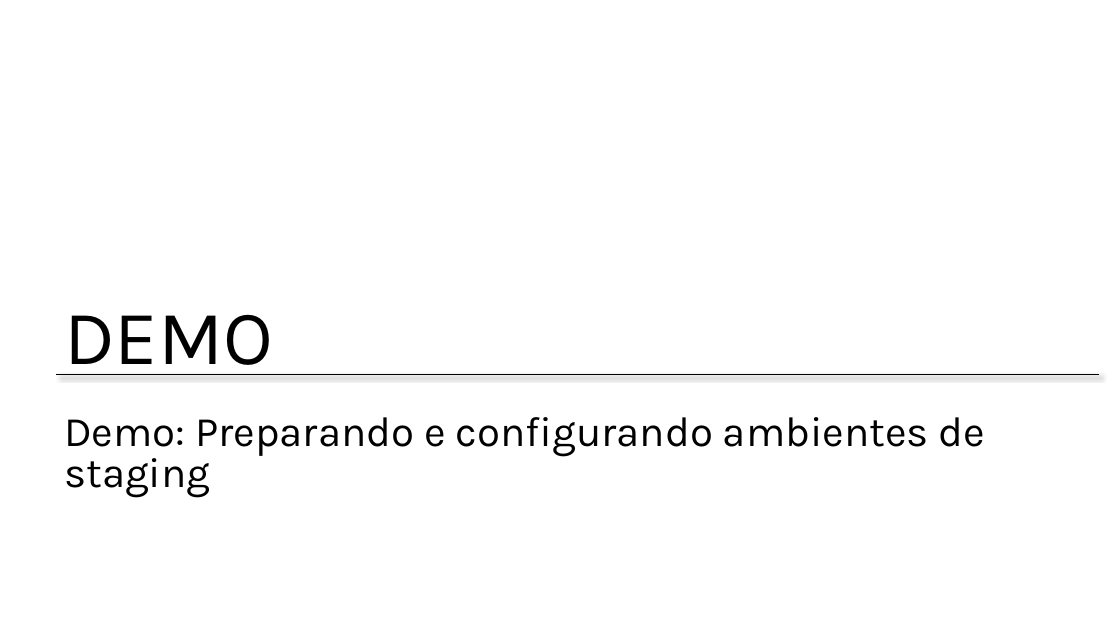
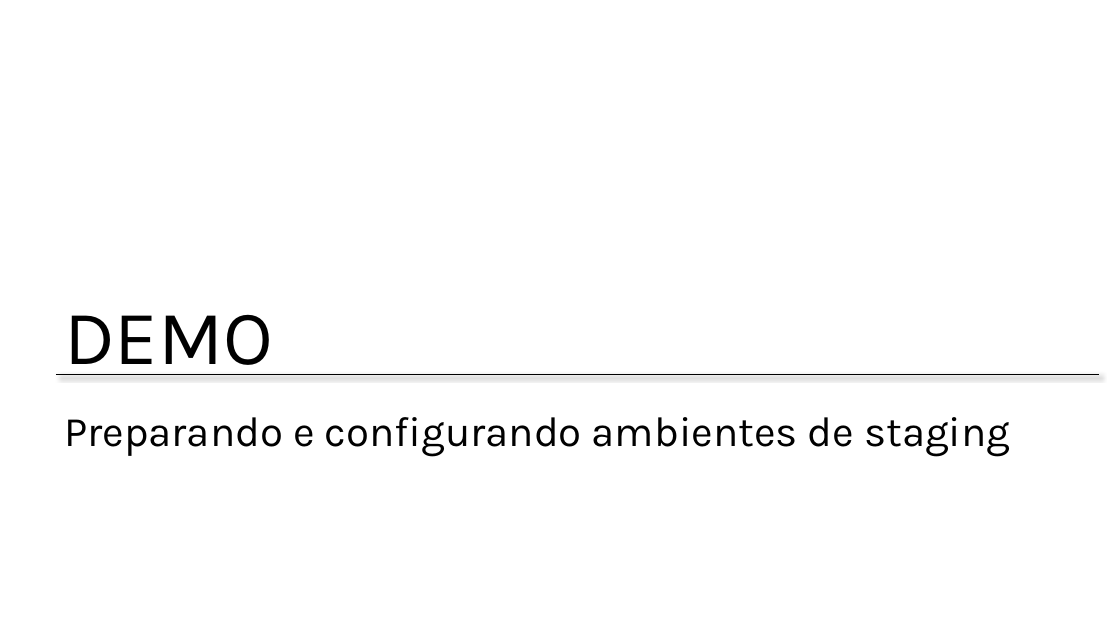
Before and after one commit to Evilazaro/MCSDAzureTraining, a slide deck: slide 33 of Implement and Design Websites/Implement and Design WebSites.pptx (slide 29 before the commit). Drawn at 1120x630 pixels with LibreOffice and Linux fonts; fonts in the diff are those of the drawing. Boxes give left, top, right and bottom in pixels: in the first picture for what was removed or moved away, otherwise in the second. Text is boxed around its words. In the diff, an @@ line names an element or a change of style, - is before the commit and + after.

```diff
--- a/Implement and Design Websites/Implement and Design WebSites.pptx
+++ b/Implement and Design Websites/Implement and Design WebSites.pptx
@@ title at bbox=[64, 417, 1010, 457]: text changed @@
-Demo: Preparando e configurando ambientes de staging
+Preparando e configurando ambientes de staging
```
Also in this commit, not shown: 3 other slides changed, 5 slides added, 1 slide removed.
